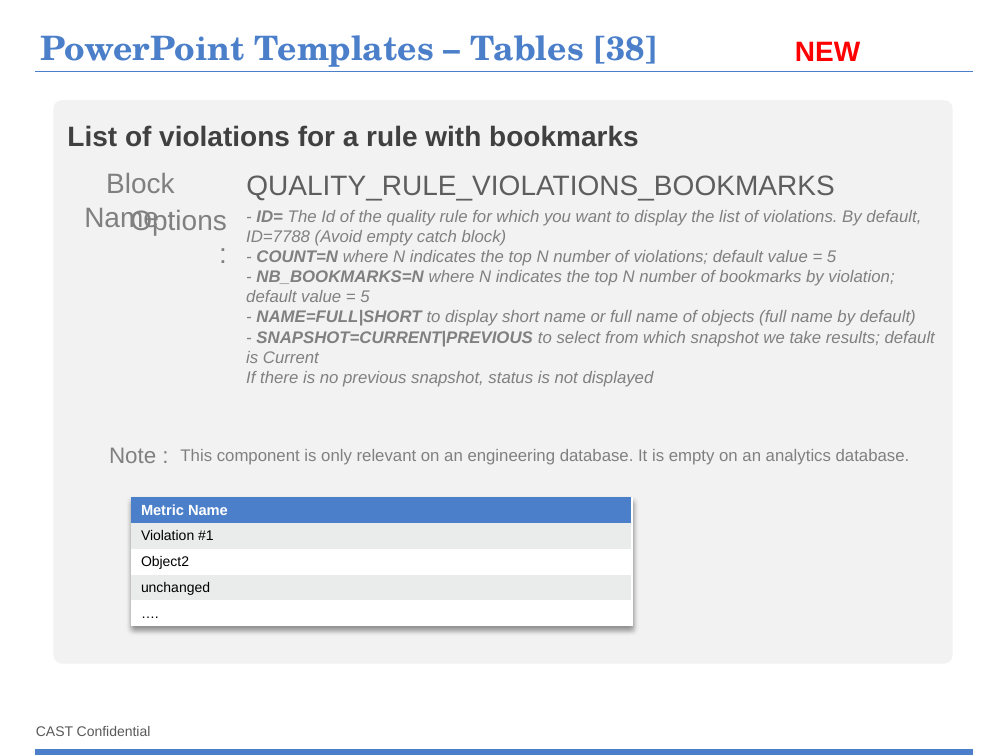
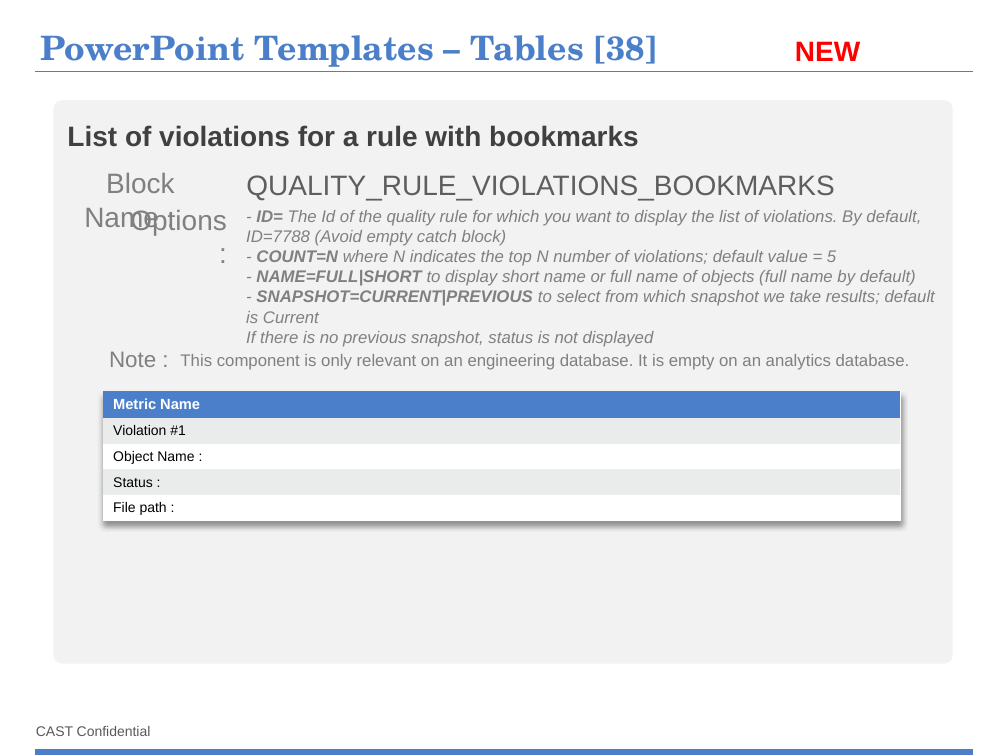
Before and after one commit to CAST-projects/ReportGenerator, a slide deck: slide 69 of CastReporting.Reporting/TemplatesFiles/1- Powerpoint-components-library.pptx. Drawn at 1008x756 pixels with LibreOffice and Linux fonts; fonts in the diff are those of the drawing; background and template pictures are left out. Boxes give left, top, right and bottom in pixels: in the first picture for what was removed or moved away, otherwise in the second. Text is boxed around its words. In the diff, an @@ line names an element or a change of style, - is before the commit and + after.

```diff
--- a/CastReporting.Reporting/TemplatesFiles/1- Powerpoint-components-library.pptx
+++ b/CastReporting.Reporting/TemplatesFiles/1- Powerpoint-components-library.pptx
@@ text at (246, 270, 894, 302): paragraph removed @@
-- NB_BOOKMARKS=N where N indicates the top N number of bookmarks by violation; default value = 5
@@ text "Note :": place and size @@
-text "Note :" at (109, 447, 156, 463)
+text "Note :" at (109, 351, 156, 367)
@@ text "This component is only relevant ...": place and size @@
-text "This component is only relevant ..." at (180, 449, 910, 465)
+text "This component is only relevant ..." at (180, 354, 910, 370)
@@ table at (103, 391, 900, 526) @@
-row 3, column 1: Object2
+row 3, column 1: Object Name :
-row 4, column 1: unchanged
+row 4, column 1: Status :
-row 5, column 1: ….
+row 5, column 1: File path :
@@ table: place and size @@
-table at (131, 497, 632, 632)
+table at (103, 391, 900, 526)
```
Also in this commit, not shown: 7 other files.
